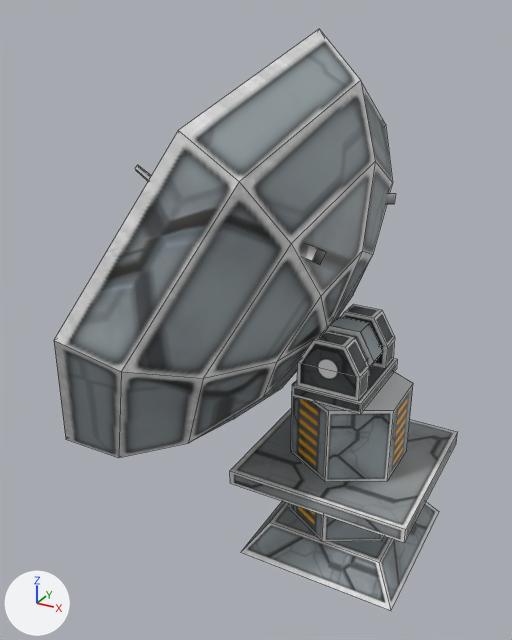
Renders of the Blender file _temporary/AND_muos.blend from each side of a commit.
Both versions are drawn from a camera (50 mm lens) standing at (3.56, -9.79, 8.72) and looking at (-1.58, -0.43, 4.04). The axes (+X, +Y, +Z) are drawn at lower left. The lights are the same throughout. Mesh edges are drawn as thin lines.

The scene before the commit, as lines of its bpy script (objects in view):
```python
me_cube = bpy.data.meshes.new('Cube')
me_cube.from_pydata(...)  # 48 vertices, 28 faces; spans x -4.72..-0.54, y -2.81..2.27, z -3.28..1.79
me_cube.materials.append(mat_and_muos_bmp)  # picture img_and_muos_bmp
me_cylinder = bpy.data.meshes.new('Cylinder')
me_cylinder.from_pydata(...)  # 40 vertices, 26 faces; spans x -1.49..1.49, y -1.49..1.49, z -0.99..2.06
me_cylinder.materials.append(mat_and_muos_bmp)  # picture img_and_muos_bmp
me_cylinder_001 = bpy.data.meshes.new('Cylinder.001')
me_cylinder_001.from_pydata(...)  # 66 vertices, 72 faces; spans x -4.27..0.13, y -3.95..3.95, z 0.25..7.46
me_cylinder_001.materials.append(mat_and_muos_bmp)  # picture img_and_muos_bmp
me_cylinder_002 = bpy.data.meshes.new('Cylinder.002')
me_cylinder_002.from_pydata(...)  # 56 vertices, 40 faces; spans x -0.7..0.46, y -0.85..0.85, z 2.06..3.1
me_cylinder_002.materials.append(mat_and_muos_bmp)  # picture img_and_muos_bmp
ob_cube = bpy.data.objects.new('Cube', me_cube)
ob_cube.location = (-0.38, 0.3, 3.14)
ob_cube.rotation_euler = (3.927, 0.524, 0.0)  # degrees (225, 30, 0)
ob_cylinder = bpy.data.objects.new('Cylinder', me_cylinder)
ob_cylinder.location = (0.0, 0.0, 1.0)
ob_cylinder_001 = bpy.data.objects.new('Cylinder.001', me_cylinder_001)
ob_cylinder_001.location = (0.0, 0.0, 1.0)
ob_cylinder_002 = bpy.data.objects.new('Cylinder.002', me_cylinder_002)
ob_cylinder_002.location = (0.0, 0.0, 1.0)
```
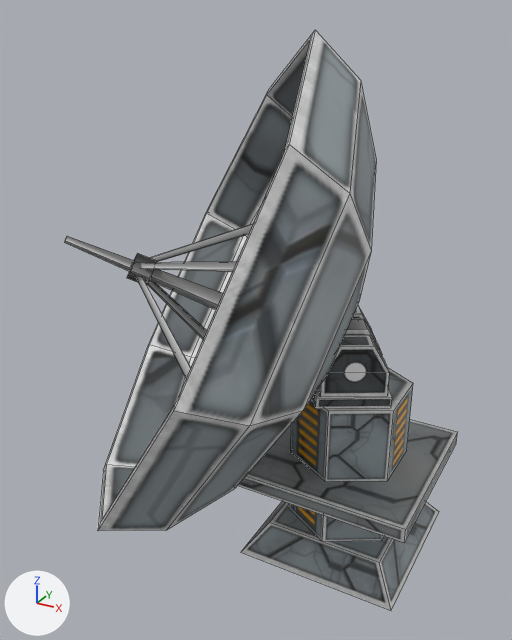
The change, as a diff of the scene's bpy script:
```diff
--- a/_temporary/AND_muos.blend.py
+++ b/_temporary/AND_muos.blend.py
@@ me_cylinder_002 @@
 # used by ob_cylinder_002; location = (0.0, 0.0, 1.0)
-me_cylinder_002.from_pydata(...)  # 56 vertices, 40 faces; spans x -0.7..0.46, y -0.85..0.85, z 2.06..3.1
+me_cylinder_002.from_pydata(...)  # 12 vertices, 8 faces; spans x -0.87..0.87, y -1.0..1.0, z 0.75..2.06
+# me_cylinder_002 part 1: a new loose piece, a 6-sided cylinder along z spanning x -0.87..0.87, y -1.0..1.0, z 0.75..2.06, in mat_and_muos_bmp (picture img_and_muos_bmp)
+# me_cylinder_002 part 2: the loose piece of 12 vertices spanning x -0.64..0.4, y -0.2..0.2, z 2.21..3.1 is deleted
+# me_cylinder_002 part 3: the loose piece of 12 vertices spanning x -0.52..0.28, y -0.59..0.59, z 2.31..3.0 is deleted
+# me_cylinder_002 part 4: the loose piece of 12 vertices spanning x -0.64..0.4, y 0.41..0.81, z 2.25..3.1 is deleted
+# me_cylinder_002 part 5: the loose piece of 12 vertices spanning x -0.64..0.4, y -0.81..-0.41, z 2.25..3.1 is deleted
+# me_cylinder_002 part 6: the loose piece of 8 vertices spanning x -0.7..0.46, y -0.85..0.85, z 2.06..2.25 is deleted
 me_cylinder_002.materials.append(mat_and_muos_bmp)
@@ me_cylinder_001 @@
 # used by ob_cylinder_001; location = (0.0, 0.0, 1.0)
-me_cylinder_001.from_pydata(...)  # 66 vertices, 72 faces; spans x -4.27..0.13, y -3.95..3.95, z 0.25..7.46
+me_cylinder_001.from_pydata(...)  # 114 vertices, 100 faces; spans x -4.45..0.13, y -3.95..3.95, z 0.25..7.46
+# me_cylinder_001 part 7
+# 48 vertices are added at x -4.45..-0.22, y -1.91..1.89, z 1.42..4.79
+# 28 new faces join them
 me_cylinder_001.materials.append(mat_and_muos_bmp)
@@ me_cylinder_004 @@
+me_cylinder_004.from_pydata(...)  # 56 vertices, 40 faces; spans x -0.7..0.46, y -0.85..0.85, z 2.06..3.1
+me_cylinder_004.materials.append(mat_and_muos_bmp)  # picture img_and_muos_bmp
@@ ob_cube @@
-ob_cube = bpy.data.objects.new('Cube', me_cube)
-ob_cube.location = (-0.38, 0.3, 3.14)
-ob_cube.rotation_euler = (3.927, 0.524, 0.0)  # degrees (225, 30, 0)
@@ ob_cylinder_001 @@
 ob_cylinder_001 = bpy.data.objects.new('Cylinder.001', me_cylinder_001)
-ob_cylinder_001.location = (0.0, 0.0, 1.0)
+ob_cylinder_001.location = (-0.02, 0.06, 1.0)
+ob_cylinder_001.rotation_euler = (0.0, 0.0, 0.524)  # degrees (0, 0, 30)
@@ ob_cylinder_003 @@
+ob_cylinder_003 = bpy.data.objects.new('Cylinder.003', me_cylinder_004)
+ob_cylinder_003.location = (-0.02, 0.06, 1.0)
+ob_cylinder_003.rotation_euler = (0.0, 0.0, 0.524)  # degrees (0, 0, 30)
```

Changed parts and their boxes (x1, y1, x2, y2) in the pictures (512 x 640 px):
'Cylinder.001', reshaped, moved, turned: before (54, 29, 393, 458); after (65, 30, 376, 531)
'Cylinder.002', reshaped (16% wider): before (292, 304, 397, 414); after (291, 367, 413, 481)
'Cylinder.003', added: after (313, 305, 392, 409)
'Cube', deleted: before (135, 165, 395, 265)
part 1 of me_cylinder_002, added: after (291, 367, 413, 481)
part 2 of me_cylinder_002, deleted: before (326, 317, 383, 368)
part 3 of me_cylinder_002, deleted: before (333, 323, 380, 361)
part 4 of me_cylinder_002, deleted: before (341, 304, 395, 368)
part 5 of me_cylinder_002, deleted: before (297, 331, 369, 401)
part 6 of me_cylinder_002, deleted: before (292, 358, 397, 414)
part 7 of me_cylinder_001, added: after (65, 224, 253, 378)
